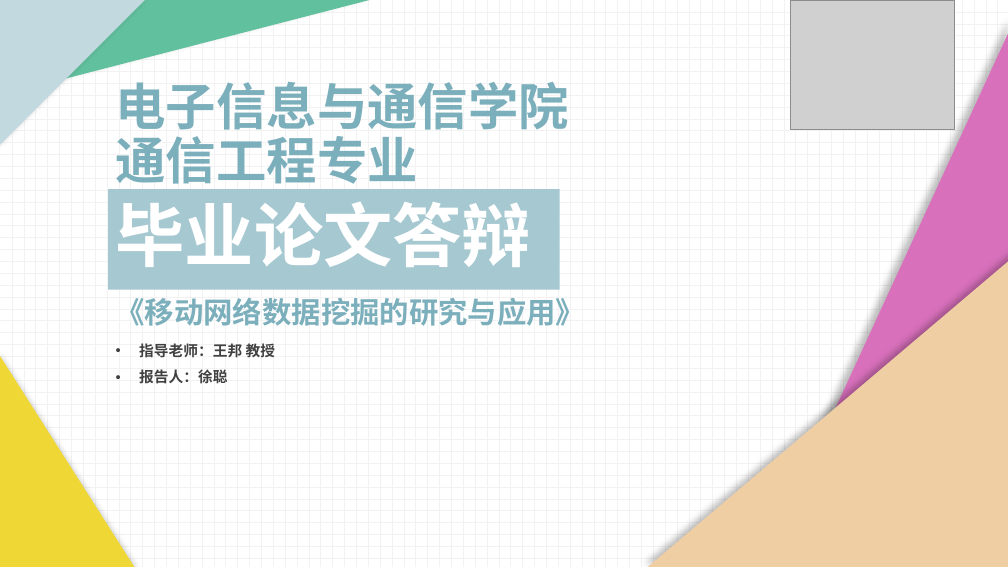
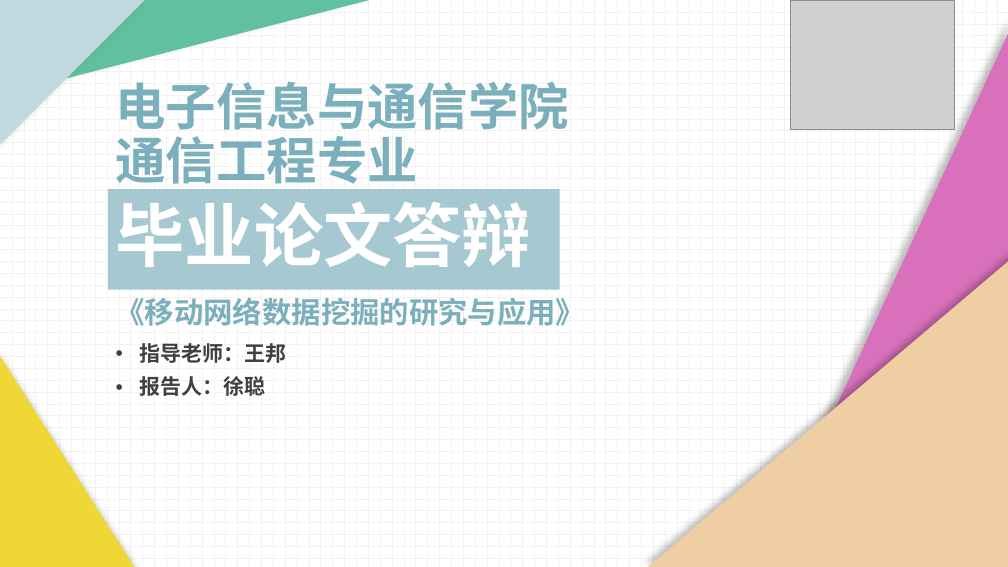
Before and after one commit to WeakX/congradu, a slide deck: slide 1 of notes/毕业答辩.pptx. Drawn at 1008x567 pixels with LibreOffice and Linux fonts; fonts in the diff are those of the drawing; grey boxes stand for pictures. Boxes give left, top, right and bottom in pixels: in the first picture for what was removed or moved away, otherwise in the second. Text is boxed around its words. In the diff, an @@ line names an element or a change of style, - is before the commit and + after.

```diff
--- a/notes/毕业答辩.pptx
+++ b/notes/毕业答辩.pptx
@@ text at [139, 343, 286, 363]: text changed; size 14 to 20 pt @@
-• 指导老师：王邦 教授
+• 指导老师：王邦
@@ text at [139, 376, 265, 396]: size 14 to 20 pt in "报告人：徐聪" @@
```
Also in this commit, not shown: 7 other slides changed, 15 slides added, 20 slides removed, 2 other files.
